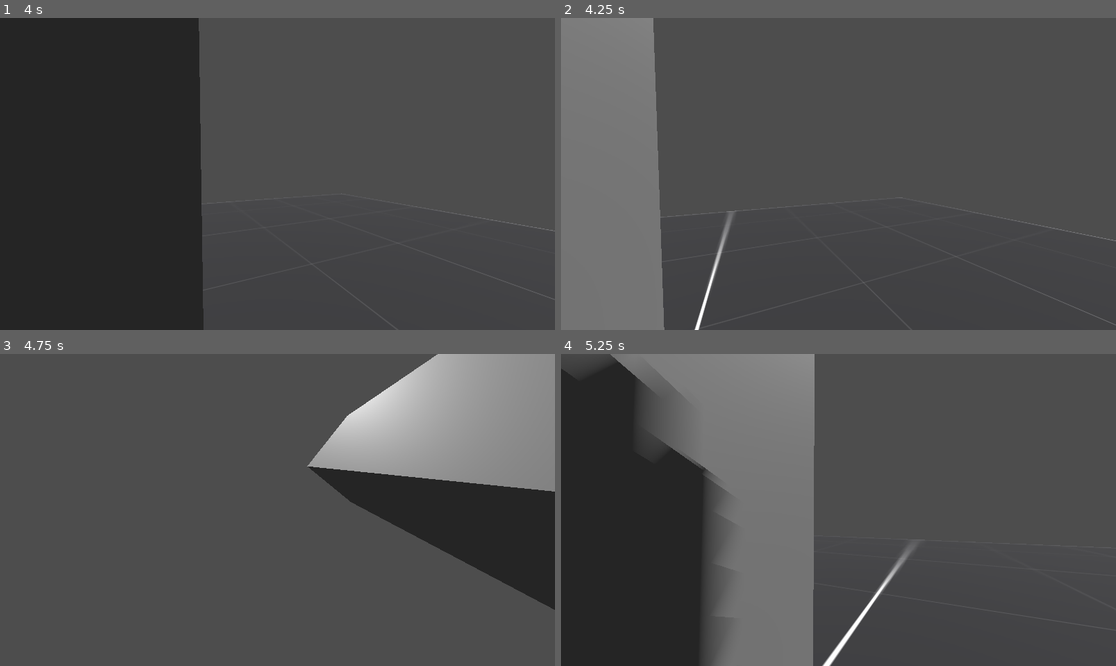
Above: before the commit, frames 1-4 (two rows, left to right).
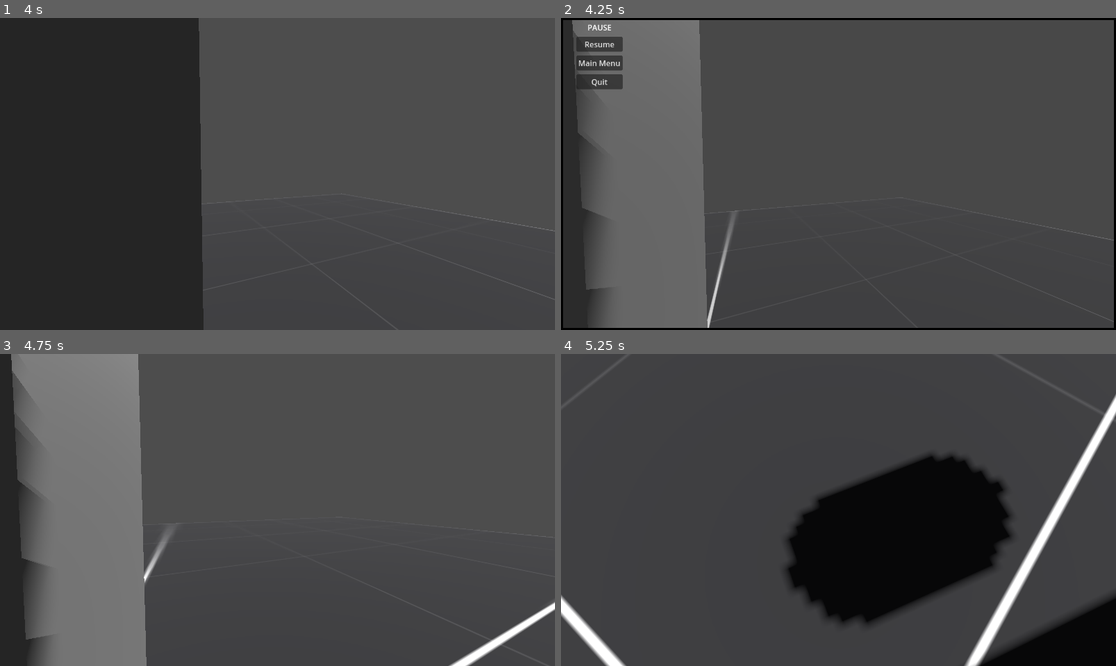
Above: after the commit, the same moments.

Repository: AllenOpp/Frog-Train
Game: Godot game, scene res://Scenes/Levels/Sandbox.tscn
The game is run twice, just before and just after one commit, with the same random seed, the same clock (stepped at 60 frames per second) and the same inputs.
Inputs (mouse positions are in pixels of both pictures, inside the frame that each line leads up to):
- Up to frame 1 (4 s): tap Enter at 0.5 s; move the mouse to (305, 174) at 0.52 s; hold W (forward) from 0.53 s (still down); tap E (interact) every 0.75 s from 0.6 to 3.6 s; tap Space (jump) at 0.77, 1.52, 2.75, 3.02, 3.77 s; move the mouse to (249, 174) at 1.27 s; move the mouse to (288, 167) at 2.02 s; move the mouse to (271, 180) at 2.77 s; move the mouse to (316, 177) at 3.52 s
- Up to frame 2 (4.25 s): keep holding W (forward); tap Escape (escape, bound only after the commit) at 4.15 s
- Up to frame 3 (4.75 s): release W (forward) at 4.25 s; click (38, 378) at 4.25 s, where only the run after the commit has a clickable "Resume"
- Up to frame 4 (5.25 s): tap Enter at 5 s; move the mouse to (794, 506) at 5.02 s; hold W (forward) from 5.03 s (still down); tap E (interact) at 5.1 s

Frame 1 is identical in both runs. In frame 2, 18% of the frame differs, in the area x 0-100%, y 0-100%; in frame 3, 47%; in frame 4, 62%.

Commit message:
adding pause, dialogue logic

Diff:
--- /dev/null
+++ b/Scenes/UI/dialogue_window.gd
@@ -0,0 +1,18 @@
+extends CanvasLayer
+var resource
+var chat_title
+var char_label_color
+
+#func _ready():
+#	get_tree().paused = true
+#	DialogueManager.dialogue_ended.connect(dialogue_finished)
+#	if resource == null:
+#		dialogue_finished(resource)
+#	else:
+#		DialogueManager.show_example_dialogue_balloon(resource, "this_is_a_node_title")
+#
+#func dialogue_finished(_resource: DialogueResource):
+#	Input.mouse_mode = Input.MOUSE_MODE_CAPTURED
+#	get_tree().paused = false
+#	queue_free()
+#
--- /dev/null
+++ b/Scenes/UI/dialogue_window.tscn
@@ -0,0 +1,21 @@
+[gd_scene load_steps=3 format=3 uid="uid://ddkvivoclnunw"]
+
+[ext_resource type="Script" path="res://Scenes/UI/dialogue_window.gd" id="1_mc8wh"]
+
+[sub_resource type="StyleBoxFlat" id="StyleBoxFlat_wcmi4"]
+bg_color = Color(0.235294, 0.235294, 0.235294, 0.25098)
+border_width_top = 16
+border_color = Color(0, 0, 0, 1)
+
+[node name="Dialogue_Window" type="CanvasLayer"]
+process_mode = 3
+layer = 2
+script = ExtResource("1_mc8wh")
+
+[node name="Overlay" type="PanelContainer" parent="."]
+anchors_preset = 15
+anchor_right = 1.0
+anchor_bottom = 1.0
+grow_horizontal = 2
+grow_vertical = 2
+theme_override_styles/panel = SubResource("StyleBoxFlat_wcmi4")
--- /dev/null
+++ b/Scenes/UI/new_pause.gd
@@ -0,0 +1,19 @@
+extends CanvasLayer
+
+#const main_menu := "res://scenes/assets_only/main_menu/main_menu.tscn"
+#const loading := "res://scenes/assets_only/loading/loading.tscn"
+
+func _ready():
+	get_tree().paused = true
+
+func _on_resume_pressed():
+	Input.mouse_mode = Input.MOUSE_MODE_CAPTURED
+	get_tree().paused = false
+	queue_free()
+
+func _on_quit_pressed():
+	get_tree().quit()
+
+func _on_main_menu_pressed():
+	get_tree().paused = false
+	#get_tree().change_scene_to_file(main_menu)
--- /dev/null
+++ b/Scenes/UI/new_pause.tscn
@@ -0,0 +1,66 @@
+[gd_scene load_steps=3 format=3 uid="uid://3megdtc1lmhm"]
+
+[ext_resource type="Script" path="res://Scenes/UI/new_pause.gd" id="1_we41l"]
+
+[sub_resource type="StyleBoxFlat" id="StyleBoxFlat_hfxud"]
+bg_color = Color(0.235294, 0.235294, 0.235294, 0.25098)
+border_width_left = 5
+border_width_top = 5
+border_width_right = 5
+border_width_bottom = 5
+border_color = Color(0, 0, 0, 1)
+
+[node name="New_Pause" type="CanvasLayer"]
+process_mode = 3
+layer = 2
+script = ExtResource("1_we41l")
+
+[node name="Overlay" type="PanelContainer" parent="."]
+anchors_preset = 15
+anchor_right = 1.0
+anchor_bottom = 1.0
+grow_horizontal = 2
+grow_vertical = 2
+theme_override_styles/panel = SubResource("StyleBoxFlat_hfxud")
+
+[node name="MarginContainer" type="MarginContainer" parent="."]
+anchors_preset = 9
+anchor_bottom = 1.0
+offset_right = 161.0
+grow_vertical = 2
+theme_override_constants/margin_left = 8
+theme_override_constants/margin_top = 8
+theme_override_constants/margin_right = 8
+theme_override_constants/margin_bottom = 8
+
+[node name="Rows" type="VBoxContainer" parent="MarginContainer"]
+layout_mode = 2
+theme_override_constants/separation = 8
+
+[node name="Title" type="Label" parent="MarginContainer/Rows"]
+layout_mode = 2
+text = "PAUSE"
+horizontal_alignment = 1
+
+[node name="CenterContainer" type="CenterContainer" parent="MarginContainer/Rows"]
+layout_mode = 2
+
+[node name="VBoxContainer" type="VBoxContainer" parent="MarginContainer/Rows/CenterContainer"]
+layout_mode = 2
+theme_override_constants/separation = 8
+
+[node name="Resume" type="Button" parent="MarginContainer/Rows/CenterContainer/VBoxContainer"]
+layout_mode = 2
+text = "Resume"
+
+[node name="Main_Menu" type="Button" parent="MarginContainer/Rows/CenterContainer/VBoxContainer"]
+layout_mode = 2
+text = "Main Menu"
+
+[node name="Quit" type="Button" parent="MarginContainer/Rows/CenterContainer/VBoxContainer"]
+layout_mode = 2
+text = "Quit"
+
+[connection signal="pressed" from="MarginContainer/Rows/CenterContainer/VBoxContainer/Resume" to="." method="_on_resume_pressed"]
+[connection signal="pressed" from="MarginContainer/Rows/CenterContainer/VBoxContainer/Main_Menu" to="." method="_on_main_menu_pressed"]
+[connection signal="pressed" from="MarginContainer/Rows/CenterContainer/VBoxContainer/Quit" to="." method="_on_quit_pressed"]
--- a/Scripts/NPC.gd
+++ b/Scripts/NPC.gd
@@ -1,5 +1,7 @@
 #Script for Non-Player-Characters
 extends Character
+
+# var resource = load("res://scenes/main/blue_man.dialogue")
 
 func _ready():
 	pass
@@ -9,3 +11,10 @@
 
 func _on_interact():
 	print (self.name + " has been interacted with")
+
+#func _on_player_touch(object):
+#	if object == self:
+#		Input.mouse_mode = Input.MOUSE_MODE_VISIBLE
+#		var dialogue_instance = preload("res://scenes/main/dialogue_window.tscn").instantiate()
+#		dialogue_instance.resource = resource
+#		add_child(dialogue_instance)
--- a/Scripts/Player.gd
+++ b/Scripts/Player.gd
@@ -1,7 +1,15 @@
 extends Character
 
+#variables
 @onready var playerCamera = $Camera3D
 @onready var ray = $Camera3D/RayCast3D
+
+const pauseMenu := "res://Scenes/UI/new_pause.tscn"
+
+
+#signals
+signal touch(object)
+
 func _ready():
 	Input.mouse_mode = Input.MOUSE_MODE_CAPTURED
 
@@ -27,18 +35,33 @@
 	velocity.x = direction.x * speed
 	velocity.z = direction.z * speed
 
-		# Handle Interact with raycast.
+
+#Handle Mouse input to camera rotation
+func _unhandled_input(event):
+
+	if event is InputEventMouseMotion:
+		rotate_y(-event.relative.x * .005)
+		playerCamera.rotate_x(-event.relative.y * .005)
+		playerCamera.rotation.x = clamp(playerCamera.rotation.x, -PI/2, PI/2)
+
+			# Handle Interact with raycast.
 	if Input.is_action_just_pressed("interact"):
+		#jardo
+		interact()
+
+		# doof
 		ray.force_raycast_update()
 		if ray.is_colliding():
 			var collider = ray.get_collider()
 			if collider.has_method("_on_interact"):
 				collider._on_interact()
 
-#Handle Mouse input to camera rotation
-func _unhandled_input(event):
+	if Input.is_action_pressed("escape"):
+		Input.mouse_mode = Input.MOUSE_MODE_VISIBLE
+		var pauseInstance = preload(pauseMenu).instantiate()
+		add_child(pauseInstance)
 
-		if event is InputEventMouseMotion:
-			rotate_y(-event.relative.x * .005)
-			playerCamera.rotate_x(-event.relative.y * .005)
-			playerCamera.rotation.x = clamp(playerCamera.rotation.x, -PI/2, PI/2)
+
+func interact():
+	#print("touching ", ray.get_collider())
+	touch.emit(ray.get_collider())
--- a/project.godot
+++ b/project.godot
@@ -55,3 +55,8 @@
 "deadzone": 0.5,
 "events": []
 }
+escape={
+"deadzone": 0.5,
+"events": [Object(InputEventKey,"resource_local_to_scene":false,"resource_name":"","device":-1,"window_id":0,"alt_pressed":false,"shift_pressed":false,"ctrl_pressed":false,"meta_pressed":false,"pressed":false,"keycode":0,"physical_keycode":4194305,"key_label":0,"unicode":0,"echo":false,"script":null)
+]
+}
